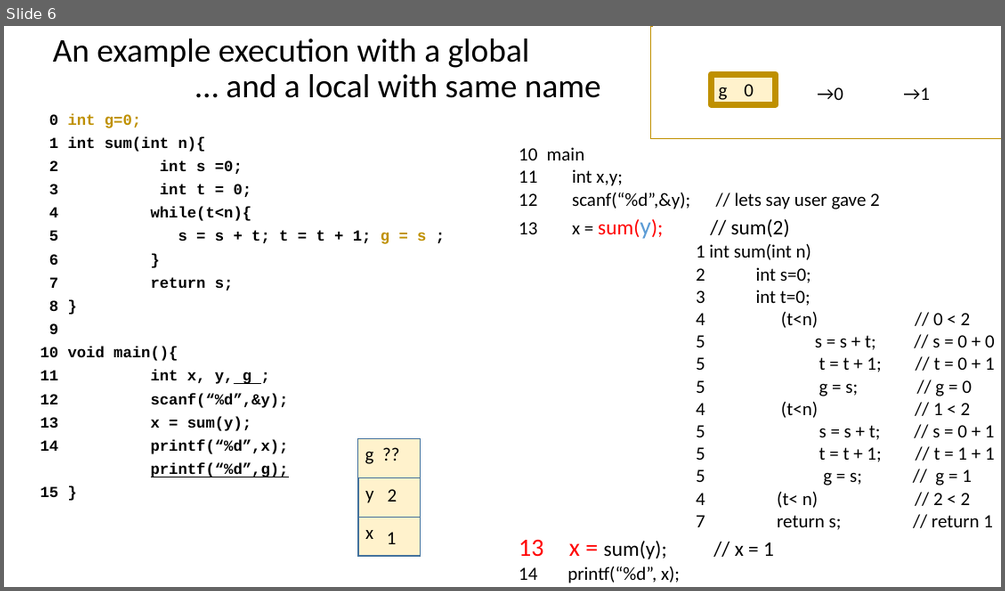
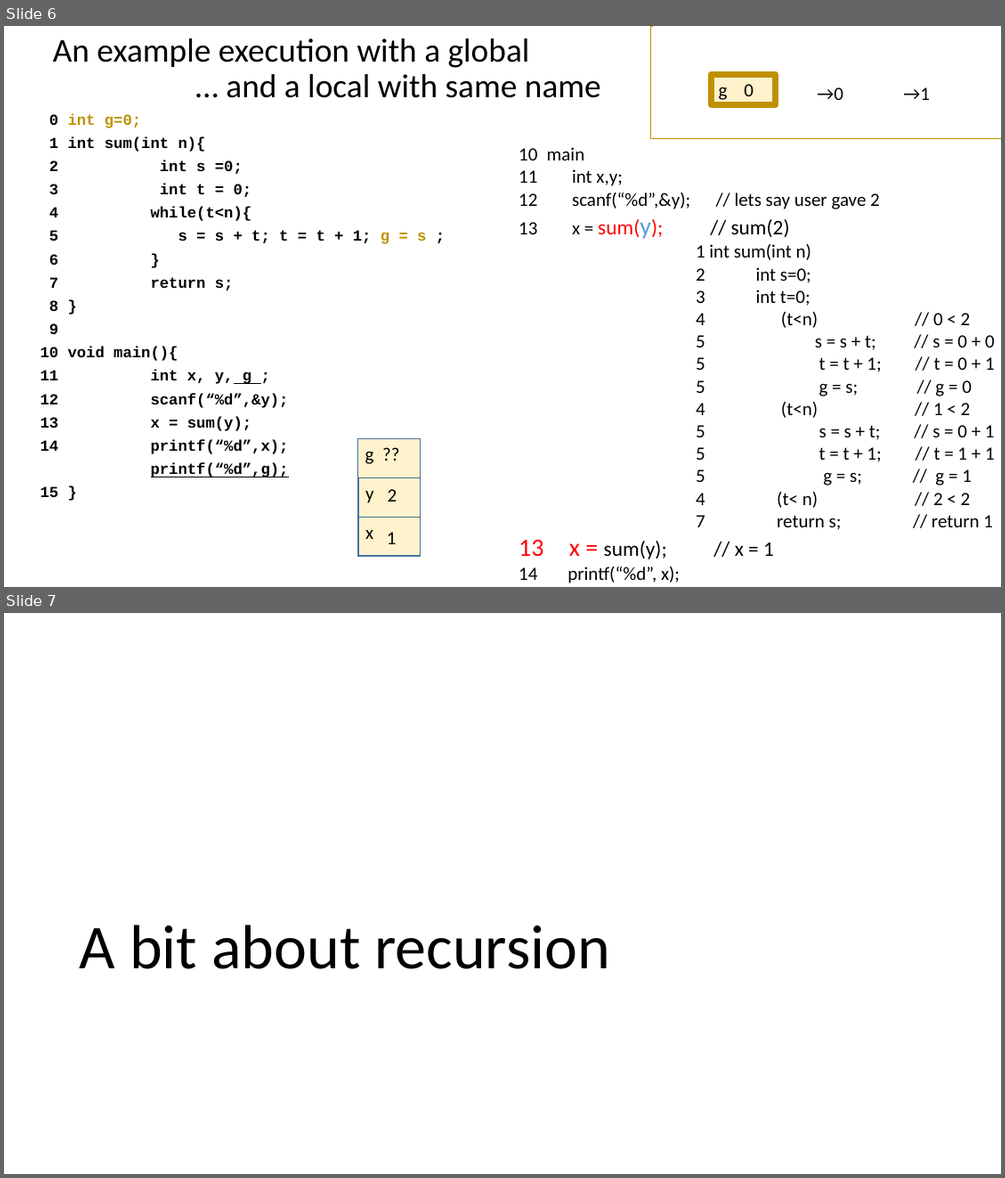
Before and after one commit to rbadrinath/FCP, a slide deck: CLASS/Function-call.pptx. Shown one above the other, each under a label of ours: slide 6 before the commit, slides 6 and 7 after it. The pictures are 1005x591 and 1005x1178 pixels, drawn with LibreOffice and Linux fonts; fonts in the diff are those of the drawing. Boxes give left, top, right and bottom in pixels: in the first picture for what was removed or moved away, otherwise in the second. Text is boxed around its words. In the diff, an @@ line names an element or a change of style, - is before the commit and + after.

```diff
--- a/CLASS/Function-call.pptx
+++ b/CLASS/Function-call.pptx
@@ slide 7 added at bbox=[4, 613, 1001, 1174], background #FFFFFF @@
@@ title added at bbox=[80, 925, 610, 969], 60 pt, text #000000 @@
+A bit about recursion
```
Also in this commit, not shown: 1 other slide added, 1 other file.
